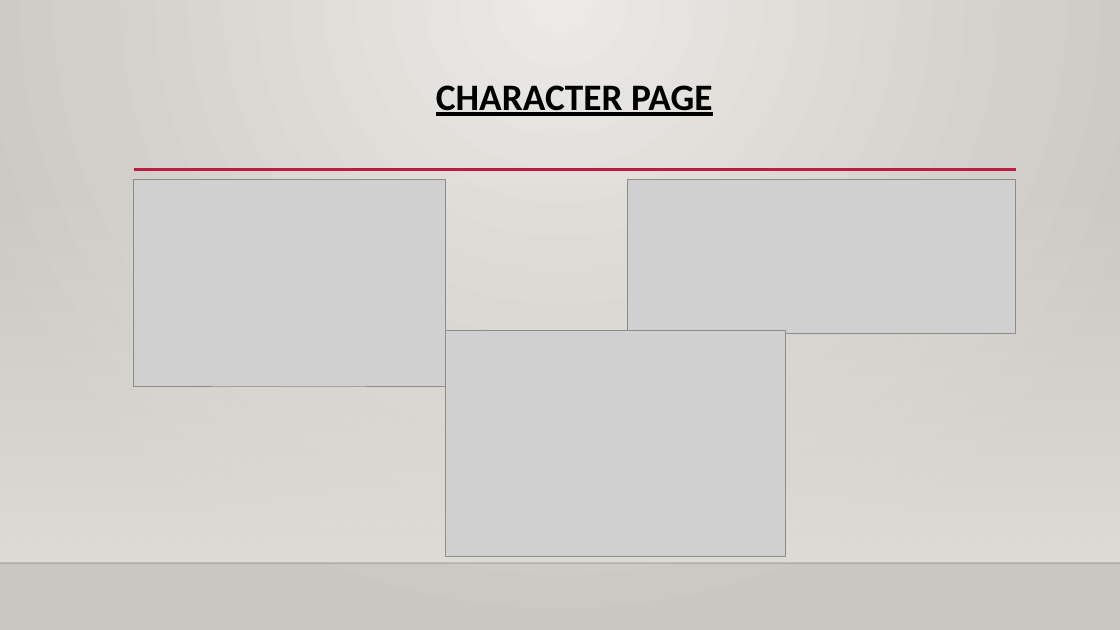
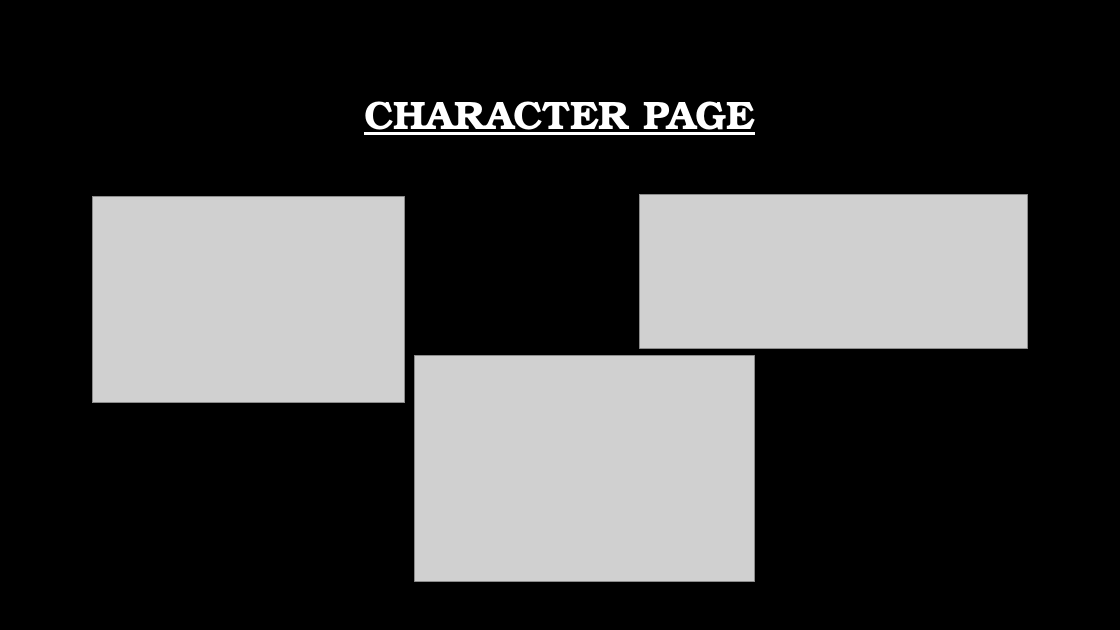
Before and after one commit to tpayne3191/MVP, a slide deck: slide 9 of Res/Capstone_Presentation.pptx (slide 8 before the commit). Drawn at 1120x630 pixels with LibreOffice and Linux fonts; fonts in the diff are those of the drawing; grey boxes stand for pictures; background and template pictures are left out. Boxes give left, top, right and bottom in pixels: in the first picture for what was removed or moved away, otherwise in the second. Text is boxed around its words. In the diff, an @@ line names an element or a change of style, - is before the commit and + after.

Commit message:
PP updated to match the theme better

```diff
--- a/Res/Capstone_Presentation.pptx
+++ b/Res/Capstone_Presentation.pptx
@@ background gradient #ECEAE7 to #CAC7C1 to picture (left out) @@
@@ title "CHARACTER PAGE": place and size @@
-title "CHARACTER PAGE" at (436,85,713,116)
+title "CHARACTER PAGE" at (364,101,755,135)
@@ title "CHARACTER PAGE" at (364,101,755,135): size 32 to 34 pt, font Calibri to TeX Gyre Bonum, text colour #000000 to #FFFFFF; vertical alignment top to middle @@
@@ line removed from (134, 170) to (1017, 170) @@
@@ rectangle removed at (0,186,1120,563) @@
@@ picture: place and size @@
-picture at (134,180,446,386)
+picture at (92,197,405,402)
@@ picture: place and size @@
-picture at (628,180,1016,334)
+picture at (640,195,1028,349)
@@ picture: place and size @@
-picture at (446,330,786,556)
+picture at (415,356,755,582)
@@ line removed from (0, 563) to (1120, 563) @@
```
Also in this commit, not shown: 9 other slides changed, 1 slide added.
